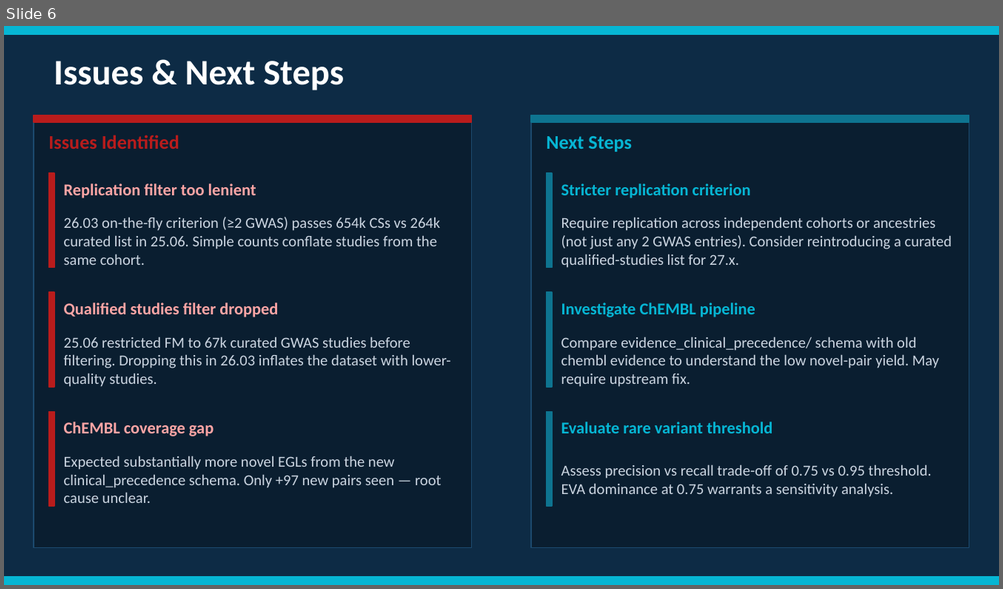
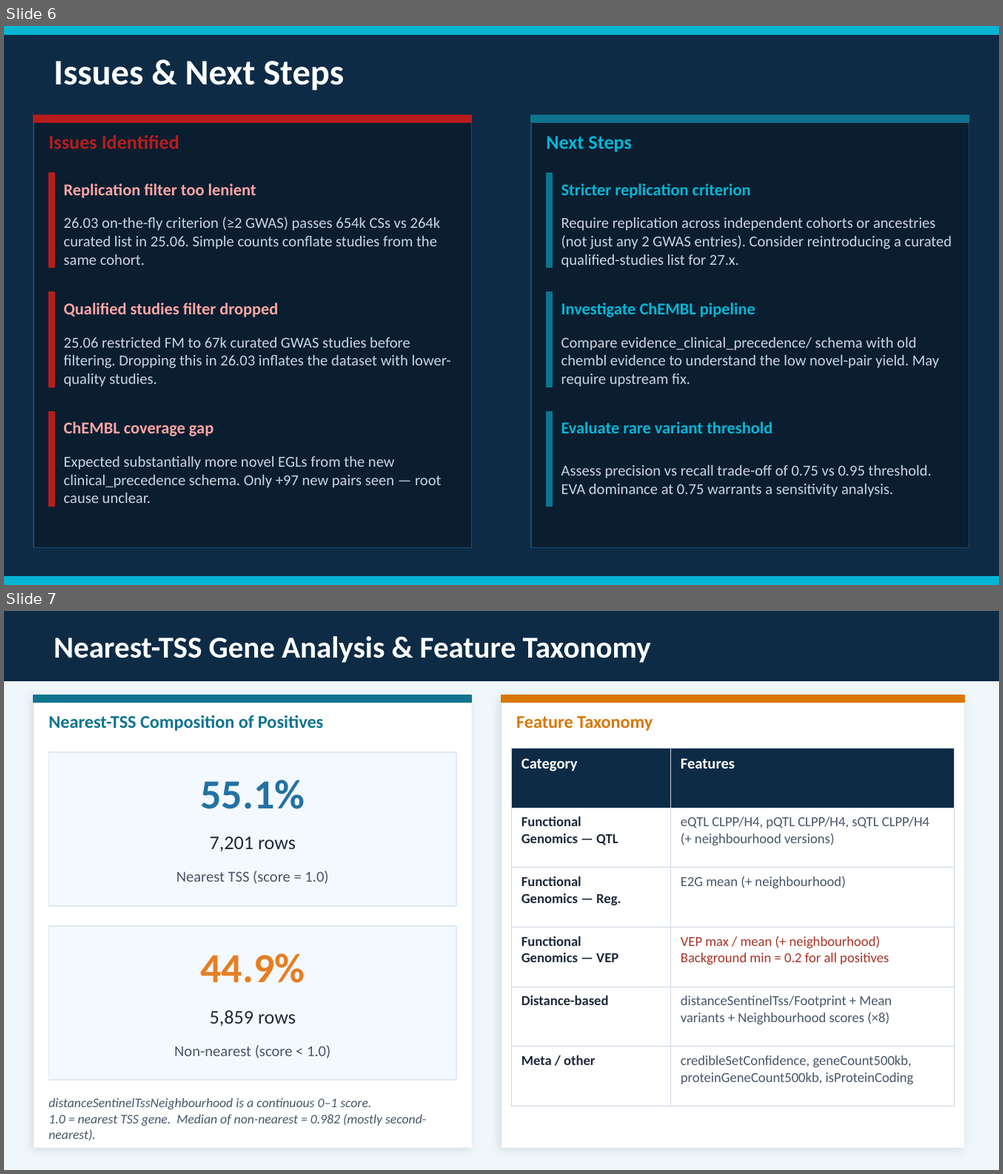
Before and after one commit to addramir/EGL_and_training_set, a slide deck: 2606/training_set_report.pptx. Shown one above the other, each under a label of ours: slide 6 before the commit, slides 6 and 7 after it. The pictures are 1003x589 and 1003x1174 pixels, drawn with LibreOffice and Linux fonts; fonts in the diff are those of the drawing. Boxes give left, top, right and bottom in pixels: in the first picture for what was removed or moved away, otherwise in the second. Text is boxed around its words. In the diff, an @@ line names an element or a change of style, - is before the commit and + after.

```diff
--- a/2606/training_set_report.pptx
+++ b/2606/training_set_report.pptx
@@ slide 7 added at bbox=[4, 611, 999, 1170], background #F0F7FA @@
@@ rectangle added at bbox=[4, 611, 999, 681], fill #0D2B45, outline #0D2B45 1 pt @@
@@ text added at bbox=[54, 636, 651, 663], 22 pt, text #FFFFFF, bold @@
+Nearest-TSS Gene Analysis & Feature Taxonomy
@@ rectangle added at bbox=[34, 695, 472, 1148], fill #FFFFFF @@
@@ rectangle added at bbox=[34, 695, 472, 703], fill #0E7490, outline #0E7490 1 pt @@
@@ rectangle added at bbox=[501, 695, 964, 1148], fill #FFFFFF @@
@@ rectangle added at bbox=[501, 695, 964, 703], fill #D97706, outline #D97706 1 pt @@
@@ text added at bbox=[48, 715, 323, 731], 13 pt, text #0E7490, bold @@
+Nearest-TSS Composition of Positives
@@ text added at bbox=[516, 716, 652, 731], 13 pt, text #D97706, bold @@
+Feature Taxonomy
@@ rectangle added at bbox=[48, 752, 457, 906], fill #F4F9FF, outline #DDE8F5 1 pt @@
@@ table added at bbox=[511, 748, 954, 1106], 6 rows, 2 columns @@
+Category | Features
+Functional / Genomics — QTL | eQTL CLPP/H4, pQTL CLPP/H4, sQTL CLPP/H4 / (+ neighbourhood versions)
+Functional / Genomics — Reg. | E2G mean (+ neighbourhood)
+Functional / Genomics — VEP | VEP max / mean (+ neighbourhood) / Background min = 0.2 for all positives
+Distance-based | distanceSentinelTss/Footprint + Mean / variants + Neighbourhood scores (×8)
+Meta / other | credibleSetConfidence, geneCount500kb, / proteinGeneCount500kb, isProteinCoding
@@ text added at bbox=[201, 780, 305, 809], 30 pt, text #2471A3, bold @@
+55.1%
@@ text added at bbox=[210, 837, 296, 851], 14 pt, text #1E293B @@
+7,201 rows
@@ text added at bbox=[176, 871, 328, 884], 11 pt, text #475569 @@
+Nearest TSS (score = 1.0)
@@ rectangle added at bbox=[48, 926, 457, 1080], fill #F4F9FF, outline #DDE8F5 1 pt @@
@@ text added at bbox=[201, 954, 305, 983], 30 pt, text #E67E22, bold @@
+44.9%
@@ text added at bbox=[210, 1011, 296, 1026], 14 pt, text #1E293B @@
+5,859 rows
@@ text added at bbox=[174, 1045, 330, 1059], 11 pt, text #475569 @@
+Non-nearest (score < 1.0)
@@ text added at bbox=[48, 1098, 426, 1141], 9.5 pt, text #475569, italic @@
+distanceSentinelTssNeighbourhood is a continuous 0–1 score.
+1.0 = nearest TSS gene. Median of non-nearest = 0.982 (mostly second-nearest).
```
Also in this commit, not shown: 1 other slide added, 5 other files.
